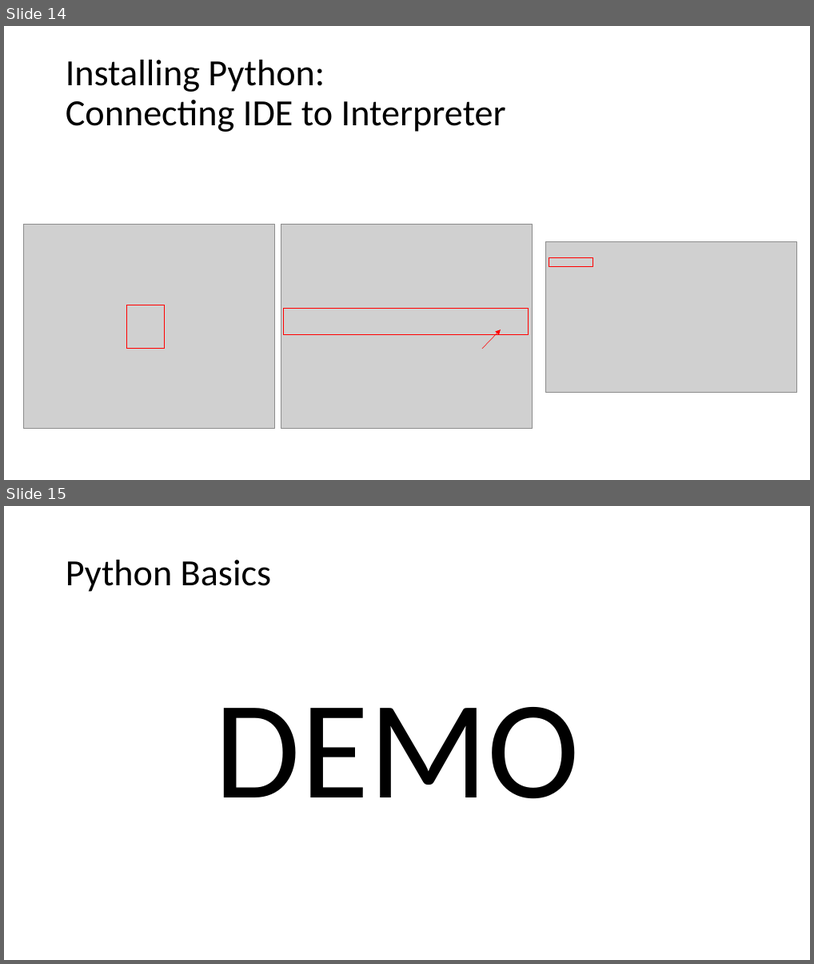
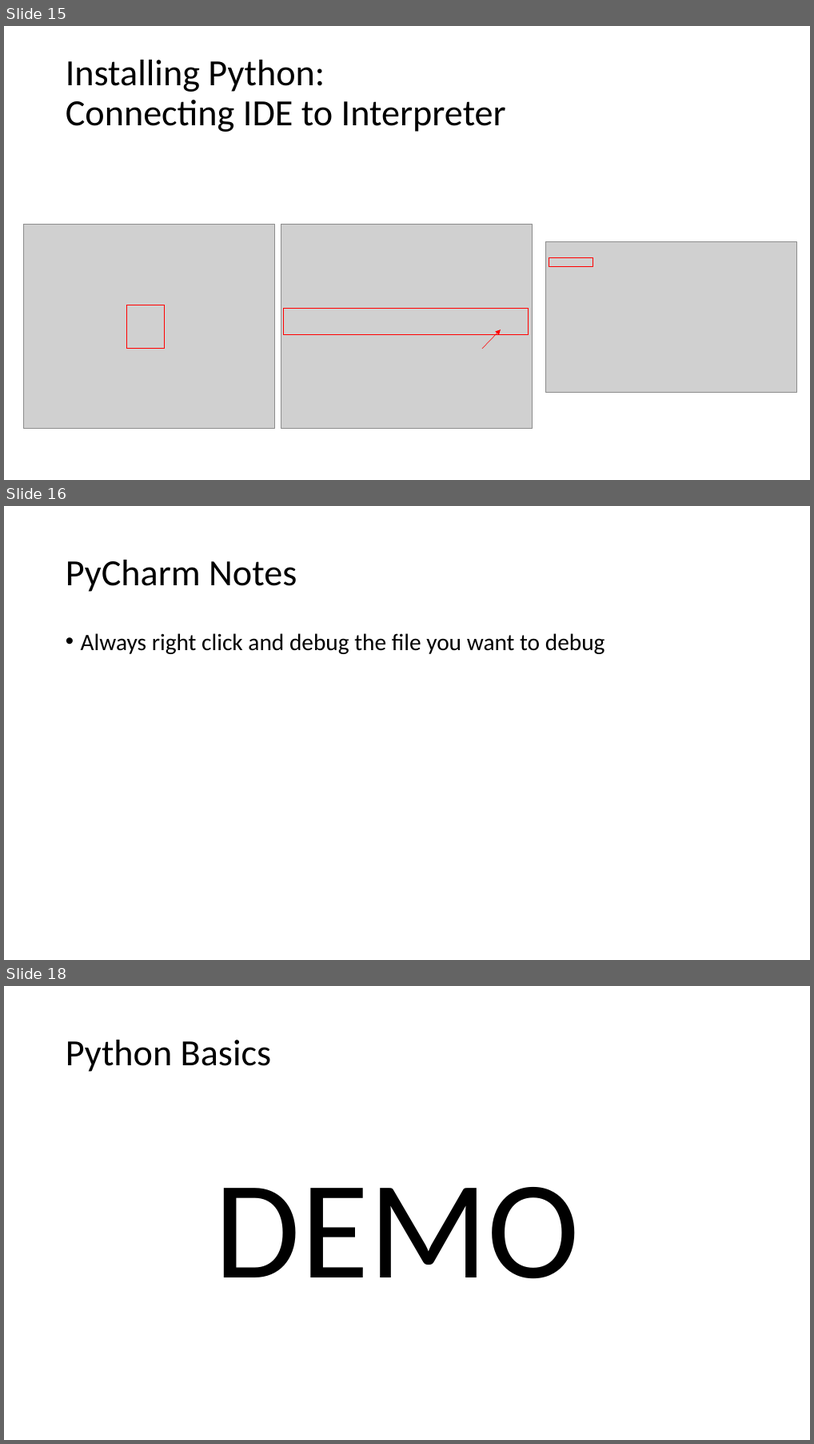
Before and after one commit to jjahanip/BIOF063, a slide deck: day_1/day_1.pptx. Shown one above the other, each under a label of ours: slides 14 and 15 before the commit, slides 15, 16 and 18 after it; the slides between them are not shown. The pictures are 814x964 and 814x1444 pixels, drawn with LibreOffice and Linux fonts; fonts in the diff are those of the drawing; grey boxes stand for pictures. Boxes give left, top, right and bottom in pixels: in the first picture for what was removed or moved away, otherwise in the second. Text is boxed around its words. In the diff, an @@ line names an element or a change of style, - is before the commit and + after.

```diff
--- a/day_1/day_1.pptx
+++ b/day_1/day_1.pptx
@@ slide 16 added at (4, 506, 810, 960), background #FFFFFF @@
@@ title added at (66, 560, 297, 592), 44 pt, text #000000 @@
+PyCharm Notes
@@ text added at (81, 633, 606, 654), 28 pt, text #000000 @@
+• Always right click and debug the file you want to debug
@@ what was slide 14 is now slide 15 @@
@@ what was slide 15 is now slide 18 @@
```
Also in this commit, not shown: 6 slides changed, 3 other slides added, 2 slides removed, 3 other files.
